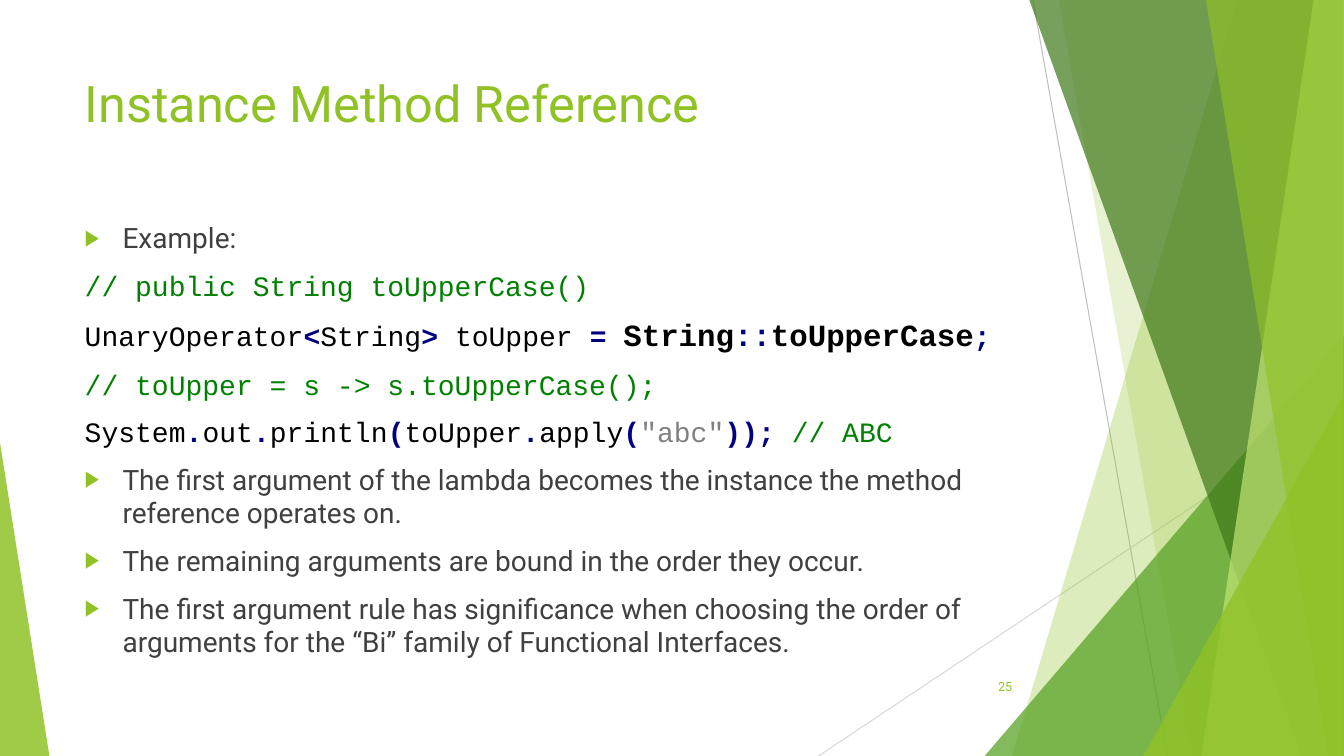
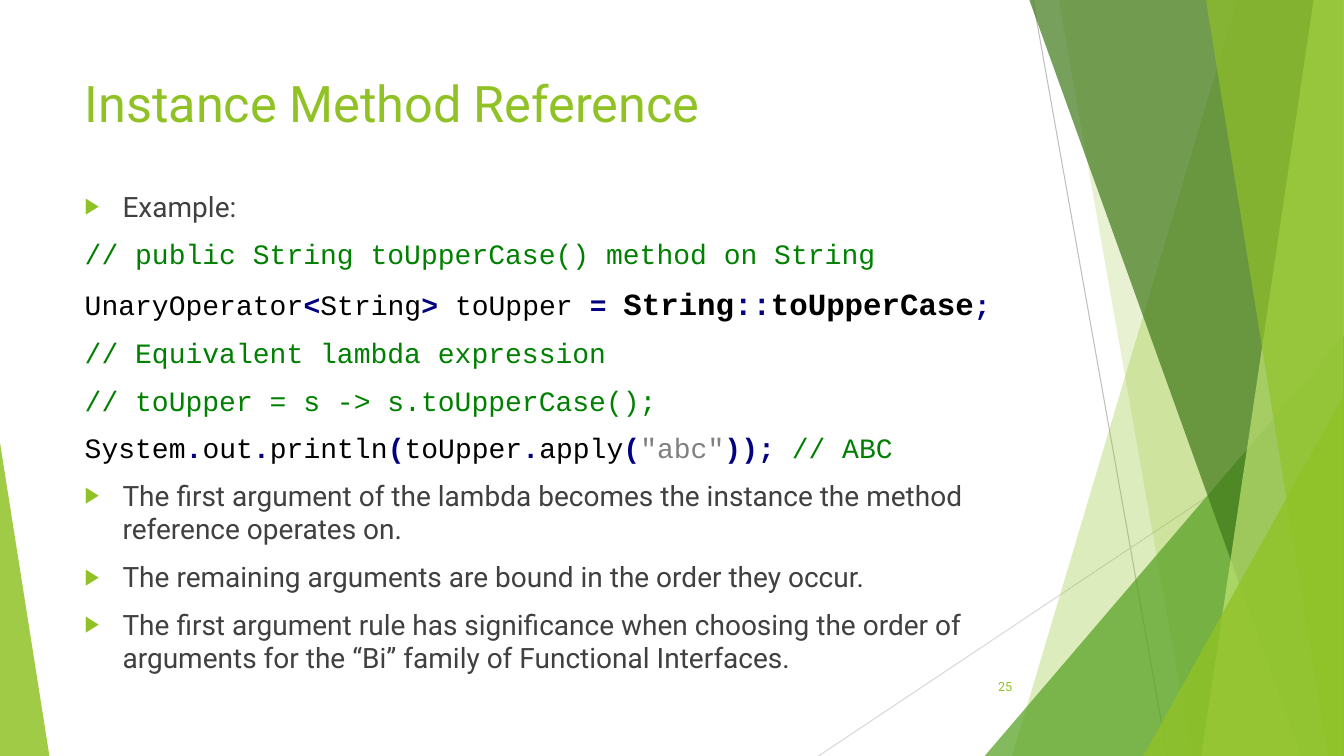
Before and after one commit to RichardRoda/2017-CodePaLOUsa-Lambda, a slide deck: slide 25 of Learning to Love the Lambda in the Stream.pptx. Drawn at 1344x756 pixels with LibreOffice and Linux fonts; fonts in the diff are those of the drawing. Boxes give left, top, right and bottom in pixels: in the first picture for what was removed or moved away, otherwise in the second. Text is boxed around its words. In the diff, an @@ line names an element or a change of style, - is before the commit and + after.

Commit message:
Add slides about sequential, parallel, ordered, and unordered streams.

```diff
--- a/Learning to Love the Lambda in the Stream.pptx
+++ b/Learning to Love the Lambda in the Stream.pptx
@@ text "Example:": place and size @@
-text "Example:" at bbox=[85, 227, 973, 658]
+text "Example:" at bbox=[85, 196, 973, 674]
@@ text at bbox=[135, 245, 875, 270]: text changed @@
-// public String toUpperCase()
+// public String toUpperCase() method on String
@@ text at bbox=[135, 343, 606, 369]: paragraph added @@
+// Equivalent lambda expression
```
Also in this commit, not shown: 18 other slides changed, 4 slides added, 1 other file.
